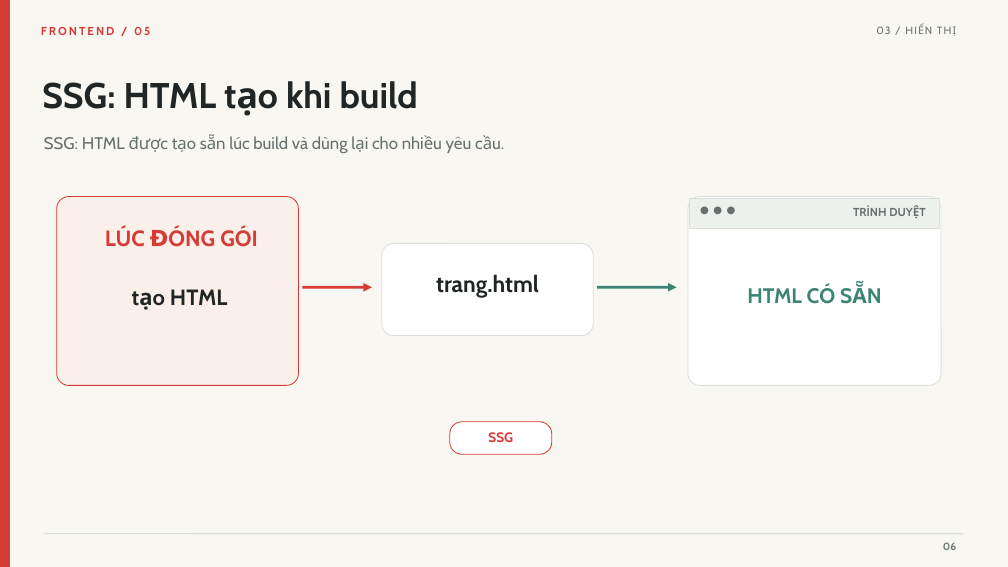
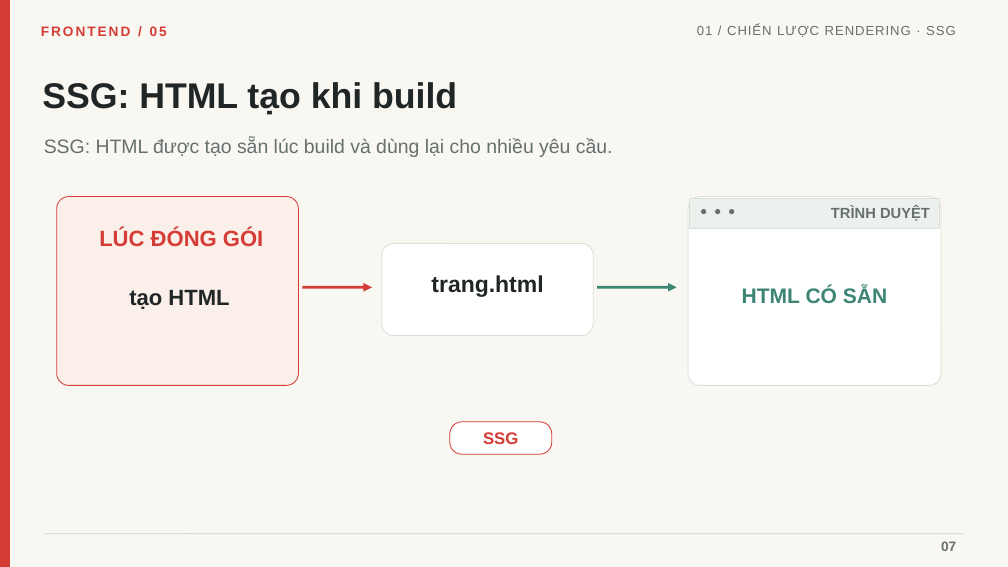
Before and after one commit to linhtn-spec/seminar-nextjs, a slide deck: slide 7 of Seminar_05_Frontend_Roadmap_Tieng_Viet_Da_Chinh_Sua.pptx (slide 6 before the commit). Drawn at 1008x567 pixels with LibreOffice and Linux fonts; fonts in the diff are those of the drawing. Boxes give left, top, right and bottom in pixels: in the first picture for what was removed or moved away, otherwise in the second. Text is boxed around its words. In the diff, an @@ line names an element or a change of style, - is before the commit and + after.

```diff
--- a/Seminar_05_Frontend_Roadmap_Tieng_Viet_Da_Chinh_Sua.pptx
+++ b/Seminar_05_Frontend_Roadmap_Tieng_Viet_Da_Chinh_Sua.pptx
@@ text "FRONTEND / 05" at box(41, 26, 167, 36): size 11 to 13 pt, font Cabin to Arial @@
@@ text added at box(697, 25, 956, 37), 12.5 pt, text #66706E @@
+01 / CHIẾN LƯỢC RENDERING · SSG
@@ text removed at box(876, 26, 890, 34) @@
-03 / HIỂN THỊ
@@ text "SSG: HTML được tạo sẵn ..." at box(44, 138, 613, 157): size 16 to 18.5 pt, font Cabin to Arial @@
@@ text "● ● ●" at box(700, 203, 776, 219): size 9.6 to 11.5 pt, font Cabin to Arial @@
@@ text "TRÌNH DUYỆT": place and size @@
-text "TRÌNH DUYỆT" at box(853, 206, 887, 216)
+text "TRÌNH DUYỆT" at box(831, 206, 930, 221)
@@ text "TRÌNH DUYỆT" at box(831, 206, 930, 221): size 11 to 14 pt, font Cabin to Arial @@
@@ font Cabin to Arial in 5 elements at box(42, 82, 457, 115), box(99, 229, 263, 246), box(129, 290, 229, 309), box(431, 275, 543, 297), box(742, 286, 887, 303) @@
@@ text "SSG" at box(483, 432, 518, 444): size 13 to 16 pt, font Cabin to Arial @@
@@ text added at box(941, 541, 956, 551), 13 pt, text #66706E, bold @@
+07
@@ text removed at box(943, 542, 956, 550) @@
-06
```
Also in this commit, not shown: 23 other slides changed, 3 slides added, 6 other files.
